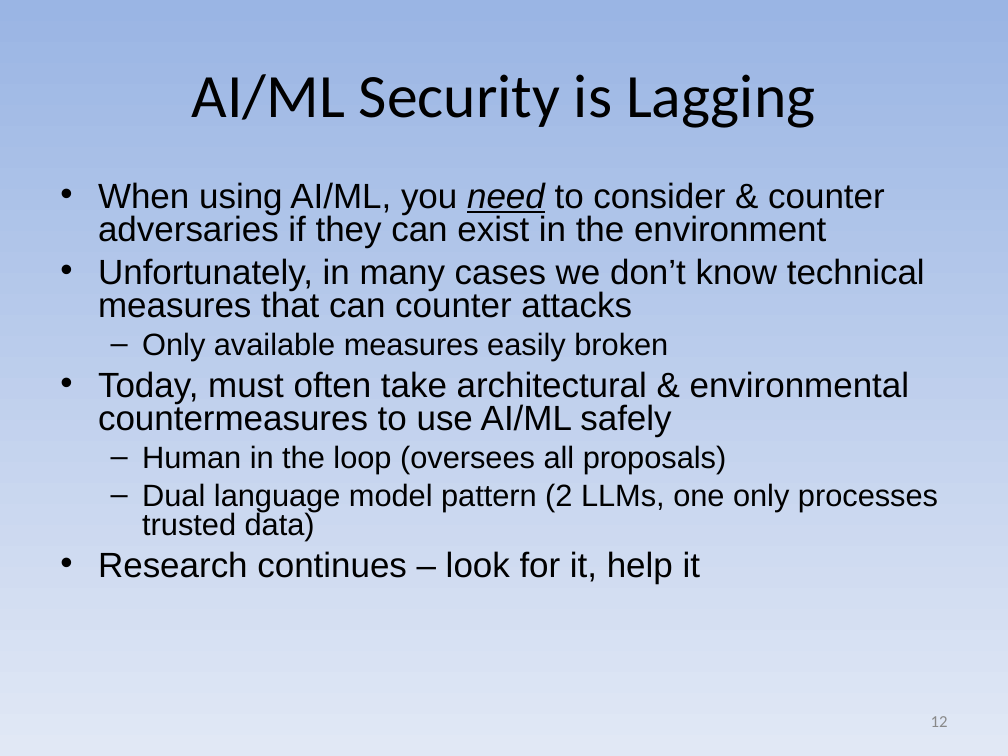
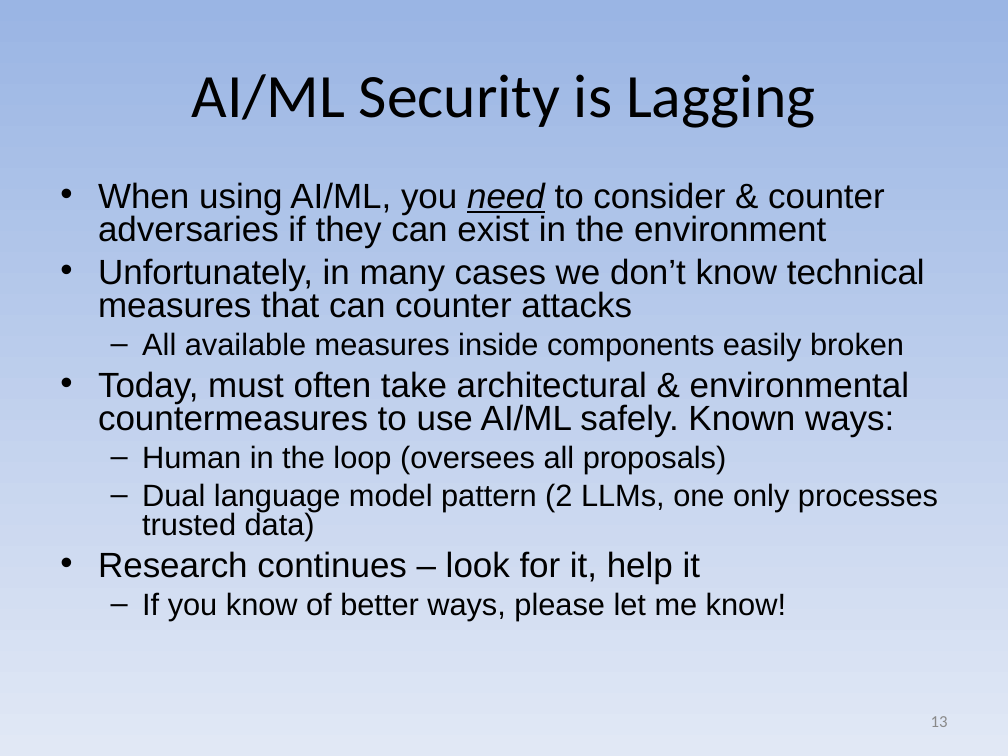
Before and after one commit to david-a-wheeler/david-a-wheeler.github.io, a slide deck: slide 13 of secure-class/presentations/Secure-Software-10-Misc.ppt (slide 12 before the commit). Drawn at 1008x756 pixels with LibreOffice and Linux fonts; fonts in the diff are those of the drawing. Boxes give left, top, right and bottom in pixels: in the first picture for what was removed or moved away, otherwise in the second. Text is boxed around its words. In the diff, an @@ line names an element or a change of style, - is before the commit and + after.

```diff
--- a/secure-class/presentations/Secure-Software-10-Misc.ppt
+++ b/secure-class/presentations/Secure-Software-10-Misc.ppt
@@ text at [98,332,909,437]: text changed @@
-  – Only available measures easily broken
-• Today, must often take architectural & environmental countermeasures to use AI/ML safely
+  – All available measures inside components easily broken
+• Today, must often take architectural & environmental countermeasures to use AI/ML safely. Known ways:
@@ text at [142,592,786,620]: paragraph added @@
+  – If you know of better ways, please let me know!
@@ page number at [931,716,948,727]: text changed @@
-12
+13
```
Also in this commit, not shown: 6 other slides changed, 2 slides added.
